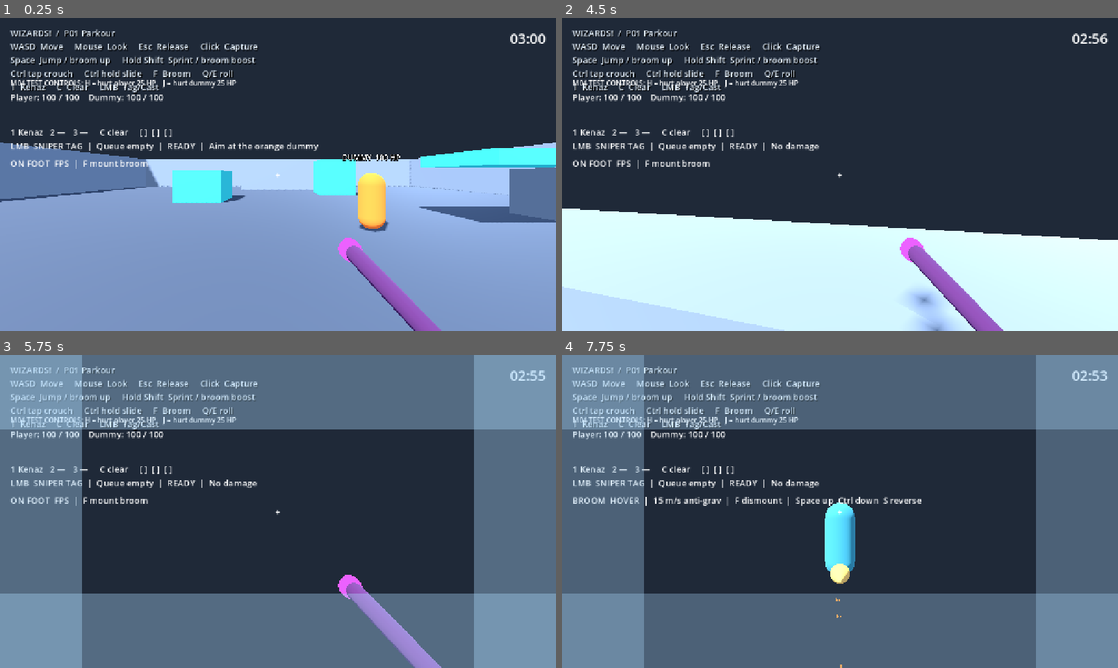
Above: before the commit, frames 1-4 (two rows, left to right).
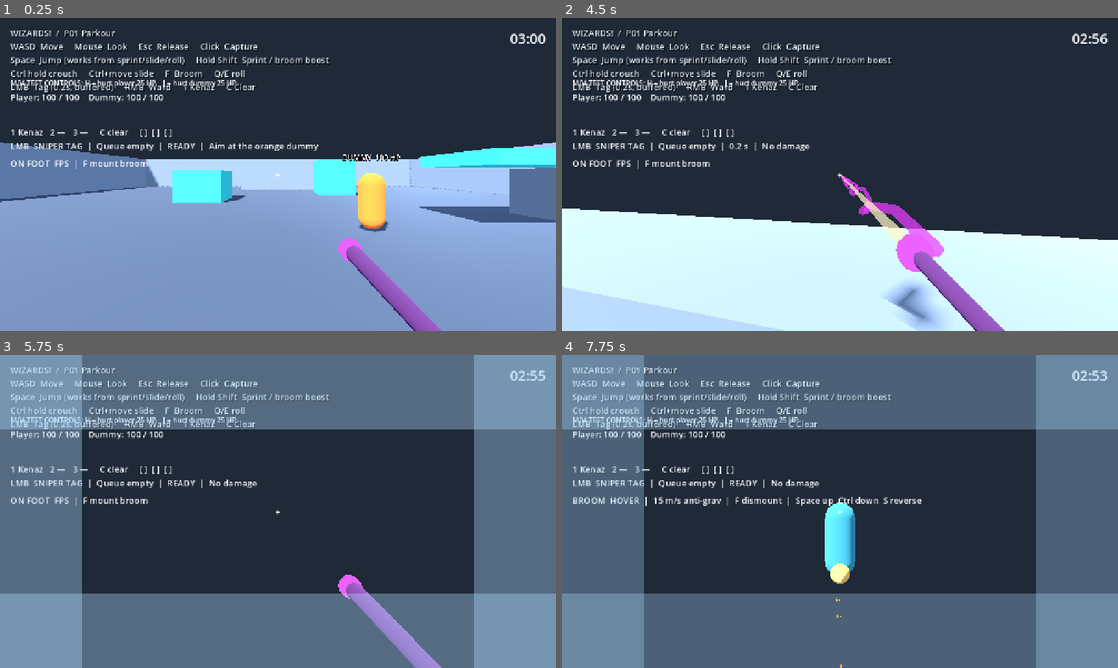
Above: after the commit, the same moments.

Repository: Addersoft/MAGICIDE-
Game: Godot game, scene res://scenes/boot/main.tscn
Same seed, same stepped clock (60 frames per second), same inputs: the game is played once before the commit and once after it.
Inputs (mouse positions are in pixels of both pictures, inside the frame that each line leads up to):
- Up to frame 1 (0.25 s): no input
- Up to frame 2 (4.5 s): tap Enter at 0.5 s; move the mouse to (867, 174) at 0.52 s; press the mouse at (867, 174) at 0.53 s; hold W (move_forward) from 0.53 s (still down); tap Space (jump) at 0.77, 1.07, 1.52, 1.82, 3.02, 3.32, 3.77, 4.07 s; tap 1 (rune_1) at 0.8, 1.35 s; move the mouse to (812, 174) at 1.27 s; release the mouse at (812, 174) at 1.28 s; click (812, 174) at 1.42 s; tap 2 (rune_2) at 1.55 s; move the mouse to (851, 168) at 2.02 s; hold 2 (rune_2) 2.03-2.78 s; click (851, 168) at 2.17 s; tap 3 (rune_3) at 2.3, 2.85 s; move the mouse to (834, 180) at 2.77 s; click (834, 180) at 2.92 s; tap C (rune_clear) at 3.05 s; move the mouse to (878, 177) at 3.52 s; hold C (rune_clear) 3.53-4.28 s; click (878, 177) at 3.67 s; right-click (878, 177) at 3.8 s; move the mouse to (795, 171) at 4.27 s; right-click (795, 171) at 4.35 s; click (795, 171) at 4.42 s
- Up to frame 3 (5.75 s): keep holding W (move_forward); tap Space (jump) at 4.52, 4.82, 5.3 s; tap Shift (sprint) at 4.55 s; move the mouse to (283, 511) at 5.02 s; hold Shift (sprint) from 5.03 s (still down); click (283, 511) at 5.17 s
- Up to frame 4 (7.75 s): tap Space (jump) at 5.75, 5.85, 6.02, 6.32, 6.77, 7.07, 7.52 s; move the mouse to (817, 505) at 5.77 s; release W (move_forward) at 5.78 s; release Shift (sprint) at 5.78 s; hold D (move_right) 5.78-6.53 s; click (817, 505) at 6.05 s; tap Enter at 6.5 s; move the mouse to (867, 511) at 6.52 s; hold Ctrl (crouch_modifier) 6.53-7.28 s; hold W (move_forward) from 6.53 s (still down); click (867, 511) at 6.67 s; tap 1 (rune_1) at 6.8 s; move the mouse to (812, 511) at 7.27 s; tap F (mount_broom) at 7.35 s; click (812, 511) at 7.42 s; tap 2 (rune_2) at 7.55 s

The runs differ from the first frame. In frame 1, 2.0% of the frame differs, in the area x 2-60%, y 12-25%; in frame 2, 4.3%, in the area x 2-80%, y 12-100%; in frame 3, 1.5%; in frame 4, 1.6%.

Commit message:
Combo flow: buffered shots, jump beats mantle/slide, combat never blocks move
Clicks during the 0.2s wand cooldown queue instead of being eaten. LMB is
polled in physics so HUD cannot swallow fire. Jump always wins over mantle
and over starting a new slide. Air accel up so slide-jump-strafe-shoot chains.
Shield is the only combat gate (RMB held).

Diff:
--- a/scenes/boot/main.tscn
+++ b/scenes/boot/main.tscn
@@ -46,7 +46,7 @@
 theme_override_constants/shadow_offset_x=2
 theme_override_constants/shadow_offset_y=2
 theme_override_font_sizes/font_size=20
-text="WIZARDS!  /  P01 Parkour\nWASD  Move     Mouse  Look     Esc  Release     Click  Capture\nSpace  Jump / broom up     Hold Shift  Sprint / broom boost\nCtrl tap crouch     Ctrl hold slide     F  Broom     Q/E roll\n1  Kenaz     C  Clear     LMB  Tag/Cast"
+text="WIZARDS!  /  P01 Parkour\nWASD  Move     Mouse  Look     Esc  Release     Click  Capture\nSpace  Jump (works from sprint/slide/roll)     Hold Shift  Sprint / broom boost\nCtrl hold crouch     Ctrl+move slide     F  Broom     Q/E roll\nLMB  Tag (0.2s, buffered)     RMB  Ward     1 Kenaz     C Clear"
 [node name="Crosshair" type="Label" parent="HUD"]
 anchors_preset=8
 anchor_left=0.5
--- a/scripts/combat/combat_controller.gd
+++ b/scripts/combat/combat_controller.gd
@@ -1,11 +1,13 @@
 extends Node
-## Local attack authority. Shield (RMB) blocks LMB while held.
+## Combat never gates movement. Movement never gates combat.
+## Only RMB shield suppresses LMB while actually held.
 signal combat_reset
 signal shot_resolved(hit_position: Vector3, damage: float)
 signal cast_failed(reason: String)
 signal shield_changed(active: bool)
 const TAG_DAMAGE: float = 12.0
 const TAG_COOLDOWN: float = 0.2
+const FIRE_BUFFER: float = 0.18
 const QUERY_RANGE: float = 1000.0
 const KNOCKBACK_SPEED: float = 5.0
 const MUZZLE_LOCAL := Vector3(0.22, -0.23, -0.57)
@@ -14,7 +16,7 @@
 var last_origin: Vector3 = Vector3.ZERO
 var last_hit: bool = false
 var shielding: bool = false
-var _pending: bool = false
+var _fire_buffer: float = 0.0
 @onready var actor: CharacterBody3D = get_parent()
 @onready var health = actor.get_node("Health")
 @onready var controls = actor.get_node("PlayerInput")
@@ -34,11 +36,12 @@
 	_set_shield(false)
 
 func request_tag() -> void:
-	if health.is_dead or not controls.controls_active or cooldown_remaining > 0.0:
+	## Queue a shot. Cooldown does not eat the click — it fires as soon as ready.
+	if health.is_dead or not controls.controls_active:
 		return
 	if shielding:
 		return
-	_pending = true
+	_fire_buffer = FIRE_BUFFER
 
 func _insert(index: int) -> void:
 	if health.is_dead or not controls.controls_active:
@@ -51,7 +54,7 @@
 	rune_queue.clear()
 
 func _cancel() -> void:
-	_pending = false
+	_fire_buffer = 0.0
 
 func _capture_changed(captured: bool) -> void:
 	if not captured:
@@ -62,6 +65,8 @@
 	if shielding == on:
 		return
 	shielding = on
+	if on:
+		_fire_buffer = 0.0
 	if ward != null and ward.has_method("set_active"):
 		ward.set_active(on)
 	shield_changed.emit(on)
@@ -70,11 +75,16 @@
 	cooldown_remaining = maxf(0.0, cooldown_remaining - delta)
 	var want_shield: bool = controls.controls_active and not health.is_dead and controls.shield_held()
 	_set_shield(want_shield)
-	if not _pending:
+	# Physics-poll so HUD / unhandled routing cannot swallow LMB.
+	if controls.controls_active and not health.is_dead and not shielding and Input.is_action_just_pressed("primary_fire"):
+		_fire_buffer = FIRE_BUFFER
+	if _fire_buffer > 0.0:
+		_fire_buffer = maxf(0.0, _fire_buffer - delta)
+	if _fire_buffer <= 0.0:
 		return
-	_pending = false
 	if health.is_dead or not controls.controls_active or cooldown_remaining > 0.0 or shielding:
 		return
+	_fire_buffer = 0.0
 	var recipe: Dictionary = SpellCatalog.resolve(rune_queue.snapshot())
 	var kind: String = str(recipe.get("kind", "unsupported"))
 	if kind == "unsupported":
@@ -118,7 +128,7 @@
 	shot_resolved.emit(endpoint, applied)
 
 func reset_for_respawn() -> void:
-	_pending = false
+	_fire_buffer = 0.0
 	cooldown_remaining = 0.0
 	last_kind = "tag"
 	last_origin = Vector3.ZERO
--- a/scripts/movement/parkour_motor.gd
+++ b/scripts/movement/parkour_motor.gd
@@ -3,7 +3,7 @@
 @export_range(9.0, 30.0) var speed_cap: float = 24.0
 @export_range(35.0, 150.0) var ground_acceleration: float = 95.0
 @export_range(1.0, 34.0) var ground_braking: float = 28.0
-@export_range(1.0, 40.0) var air_acceleration: float = 22.0
+@export_range(1.0, 40.0) var air_acceleration: float = 30.0
 @export_range(0.1, 10.0) var slide_friction: float = 1.8
 @export_range(0.2, 0.8) var roll_duration: float = 0.48
 @export_range(8.0, 22.0) var roll_speed: float = 15.0
@@ -200,7 +200,9 @@
 		coyote = maxf(0.0, coyote - delta)
 
 	if slide or (input.has_method("slide_held") and input.slide_held()):
-		if grounded and horizontal.length() > 3.5:
+		# Don't start a new slide on the same frame a jump is buffered — jump wins,
+		# then landing+Ctrl can slide again.
+		if grounded and horizontal.length() > 3.5 and jump_buffer <= 0.0:
 			if slide_time <= 0.0:
 				start_slide()
 			else:
@@ -253,8 +255,8 @@
 		_jump_active = true
 		_finish_slide()
 
-	# Do not steal a jump into a mantle while sprinting/W-held.
-	if not jumped and not input.sprint_held() and wish_axis.y < -0.25 and wall_lock <= 0.0 and ((jump_edge and on_floor) or (not on_floor and vy < 1.0)):
+	# Never steal a buffered jump into a mantle.
+	if not jumped and jump_buffer <= 0.0 and not input.sprint_held() and wish_axis.y < -0.25 and wall_lock <= 0.0 and ((jump_edge and on_floor) or (not on_floor and vy < 1.0)):
 		var ledge: Dictionary = probe.ledge()
 		if not ledge.is_empty():
 			_ledge_target = ledge.target
--- a/scripts/player/player_input.gd
+++ b/scripts/player/player_input.gd
@@ -51,19 +51,14 @@
 		get_viewport().set_input_as_handled()
 	elif event.is_action_pressed("primary_fire") and controls_active:
 		primary_requested.emit()
-		get_viewport().set_input_as_handled()
 	elif event.is_action_pressed("rune_1") and controls_active:
 		rune_insert_requested.emit(0)
-		get_viewport().set_input_as_handled()
 	elif event.is_action_pressed("rune_2") and controls_active:
 		rune_insert_requested.emit(1)
-		get_viewport().set_input_as_handled()
 	elif event.is_action_pressed("rune_3") and controls_active:
 		rune_insert_requested.emit(2)
-		get_viewport().set_input_as_handled()
 	elif event.is_action_pressed("rune_clear") and controls_active:
 		rune_clear_requested.emit()
-		get_viewport().set_input_as_handled()
 	elif event is InputEventMouseMotion and controls_active:
 		if _discard_motion:
 			_discard_motion = false
@@ -129,7 +124,6 @@
 func roll_right_requested() -> bool:
 	return controls_active and Input.is_action_just_pressed("roll_right")
 
-## Held Q/E for broom aileron. −1 = Q (roll left), +1 = E (roll right).
 func roll_axis() -> float:
 	if not controls_active:
 		return 0.0
